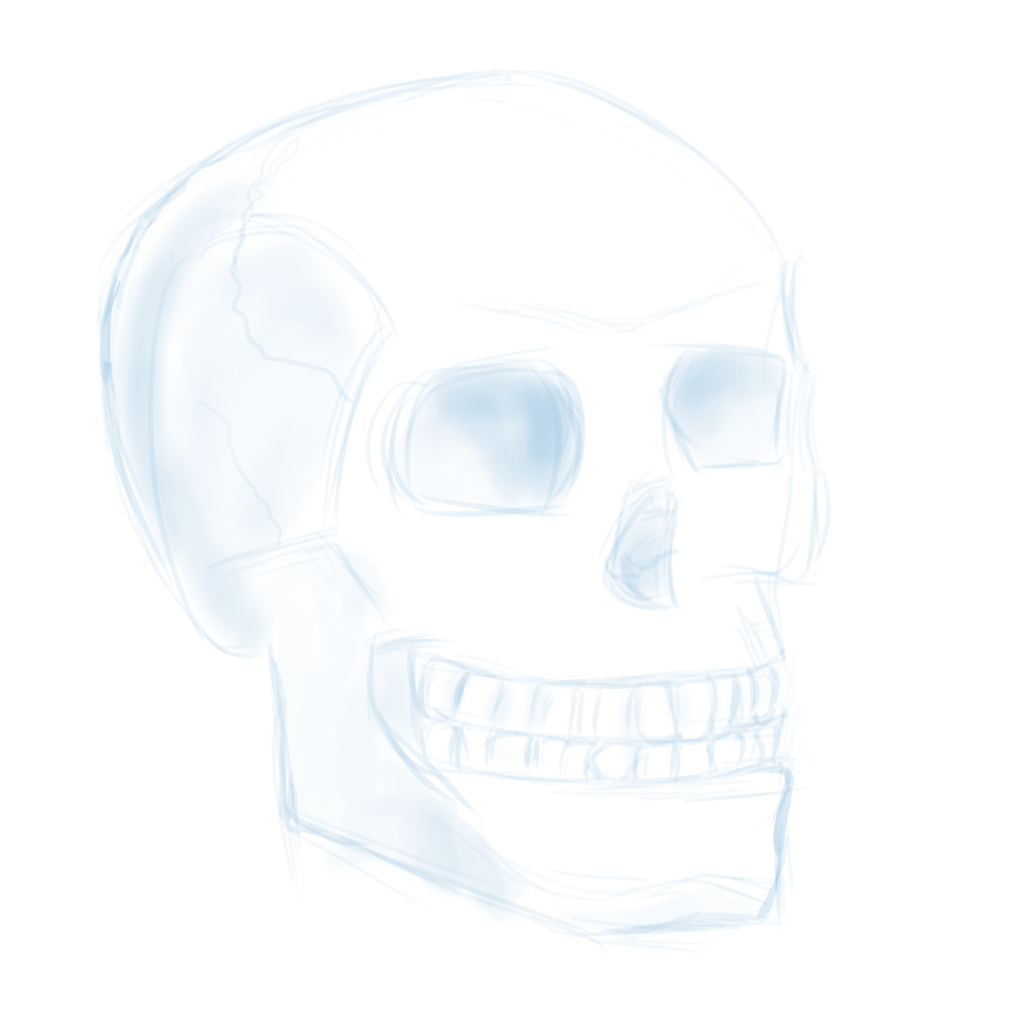
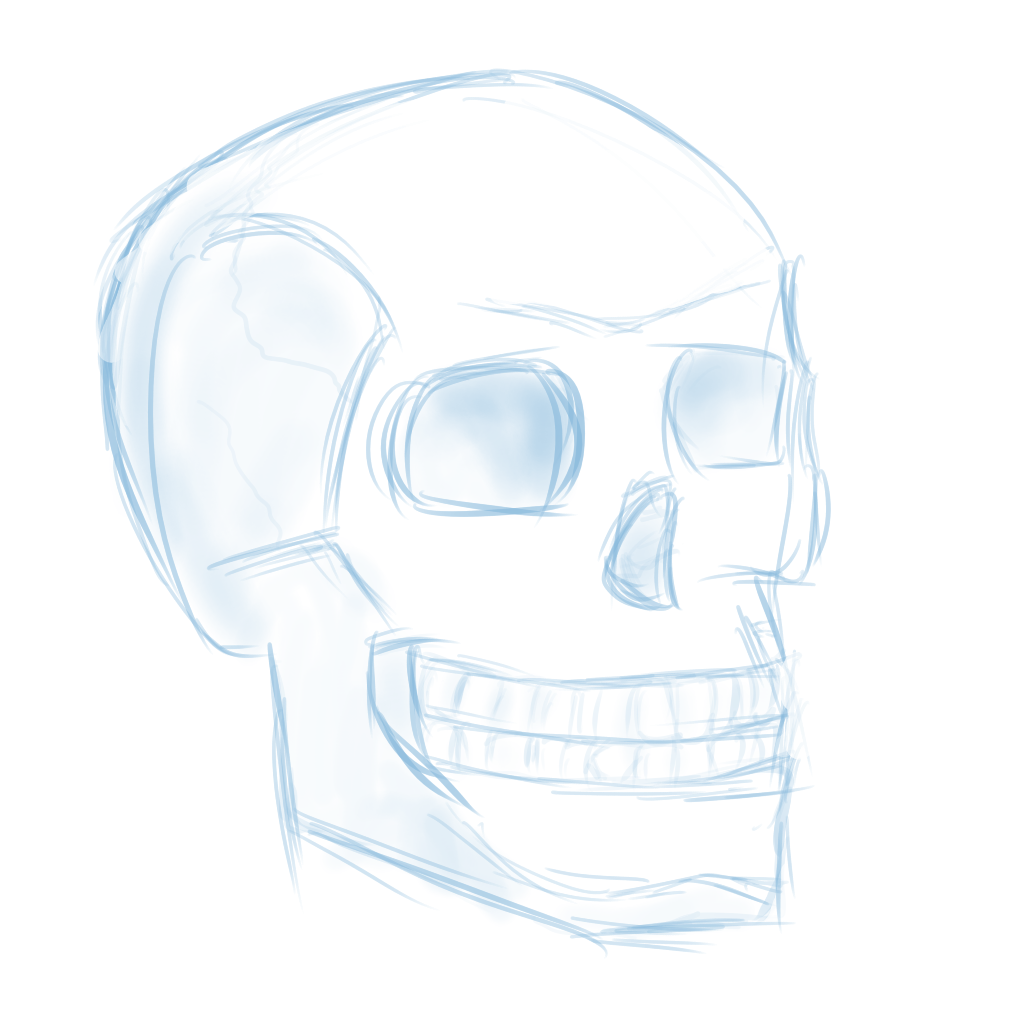
Two versions of the same layered image (1024×1024). Layer-by-layer changes:
painted on "shading" over <box>94,128,831,959</box>
added layer "Copy of lines Merged" above "lines" over <box>94,68,831,959</box>
painted on "lines" over <box>94,68,831,959</box>
